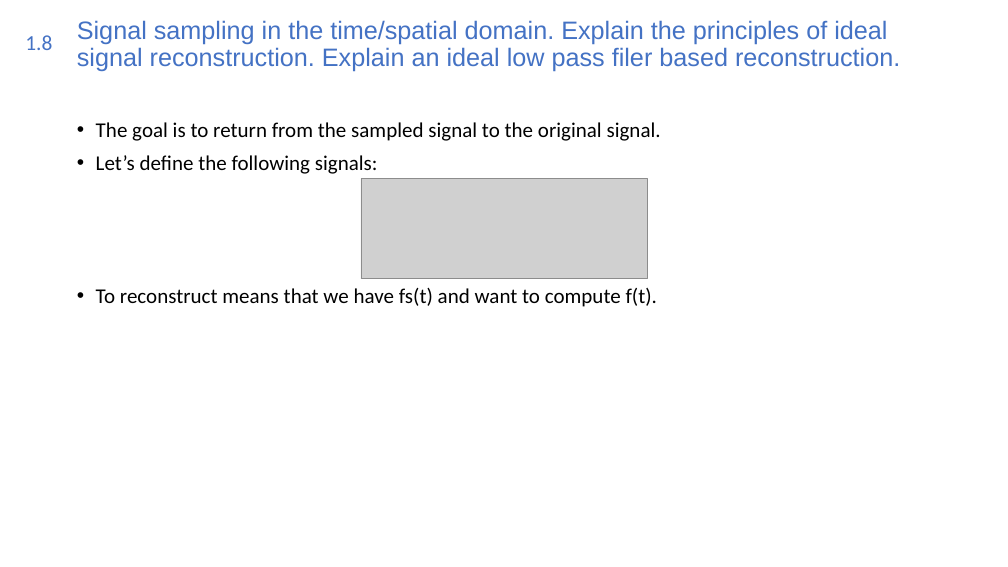
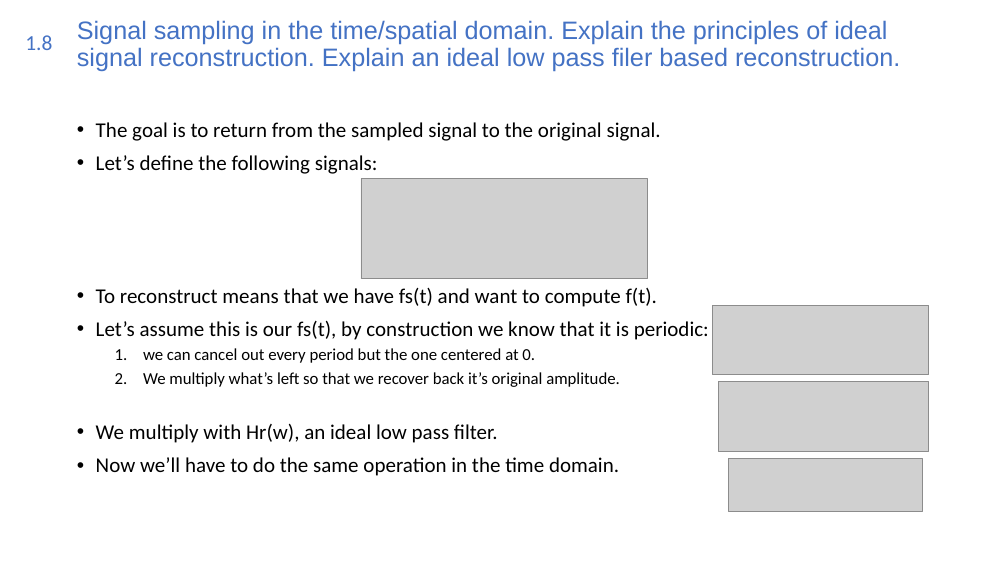
Before and after one commit to Joao-Quinta/Uni3eme_2, a slide deck: slide 24 of imagerieNumerique/Imagerie numérique.odp. Drawn at 1008x567 pixels with LibreOffice and Linux fonts; fonts in the diff are those of the drawing; grey boxes stand for pictures. Boxes give left, top, right and bottom in pixels: in the first picture for what was removed or moved away, otherwise in the second. Text is boxed around its words. In the diff, an @@ line names an element or a change of style, - is before the commit and + after.

Commit message:
8_9

```diff
--- a/imagerieNumerique/Imagerie numérique.odp
+++ b/imagerieNumerique/Imagerie numérique.odp
@@ text at (96, 321, 709, 476): paragraphs added @@
+• Let’s assume this is our fs(t), by construction we know that it is periodic:
+  1. we can cancel out every period but the one centered at 0.
+  2. We multiply what’s left so that we recover back it’s original amplitude.
+• We multiply with Hr(w), an ideal low pass filter.
+• Now we’ll have to do the same operation in the time domain.
@@ picture added at (712, 306, 929, 375) @@
@@ picture added at (719, 381, 929, 451) @@
@@ picture added at (728, 458, 922, 511) @@
```
Also in this commit, not shown: 5 slides added.
